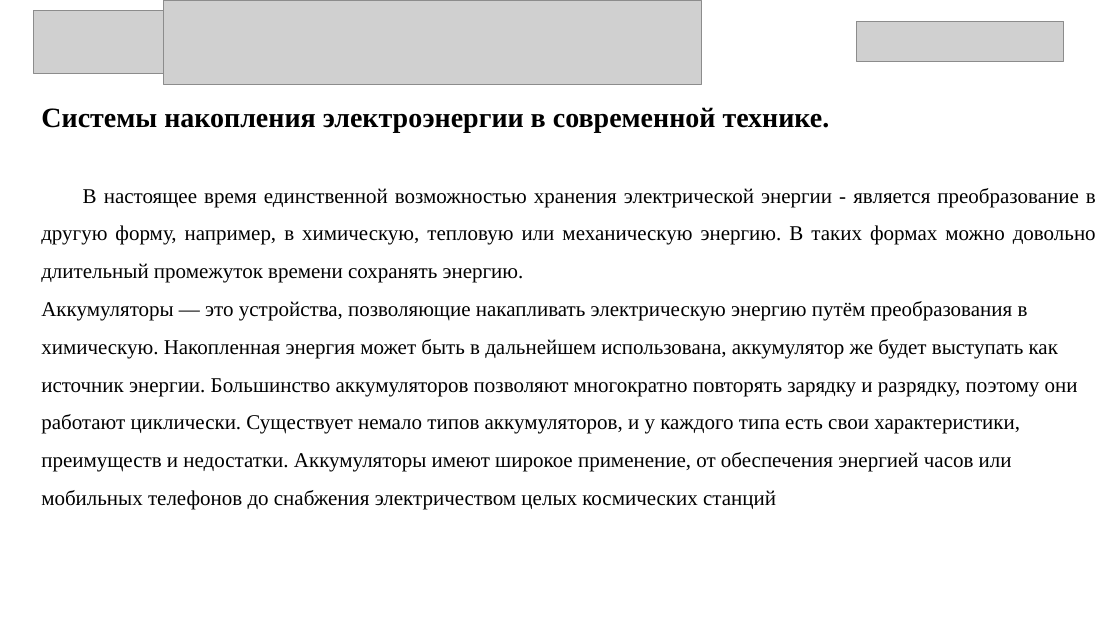
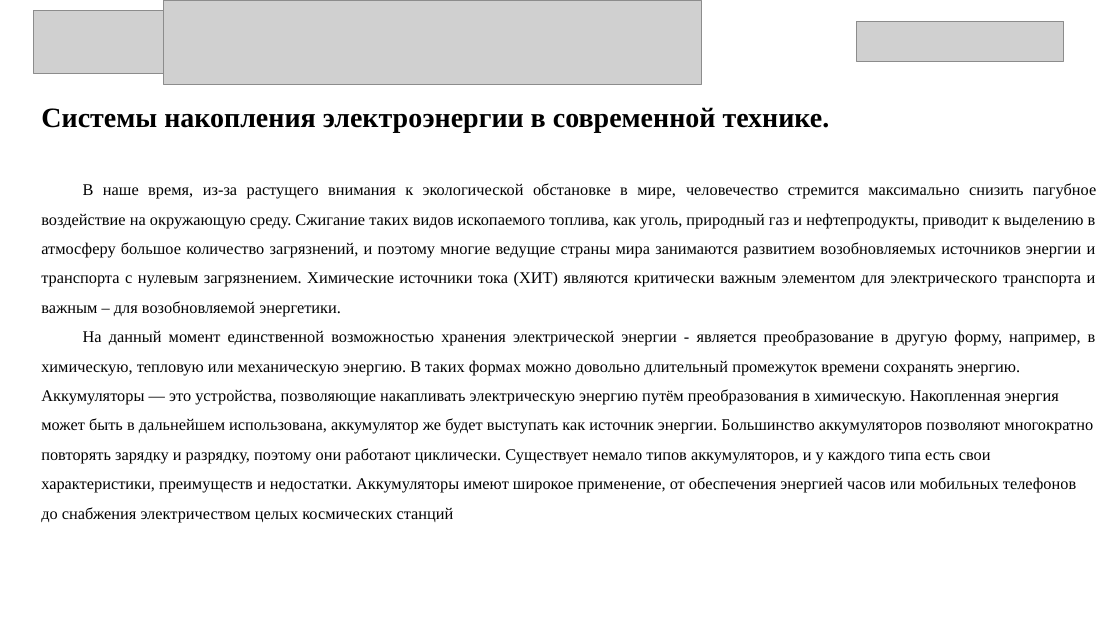
Before and after one commit to KorobovEVG/diplom_b, a slide deck: slide 3 of презентация на практику.pptx. Drawn at 1120x630 pixels with LibreOffice and Linux fonts; fonts in the diff are those of the drawing; grey boxes stand for pictures. Boxes give left, top, right and bottom in pixels: in the first picture for what was removed or moved away, otherwise in the second. Text is boxed around its words. In the diff, an @@ line names an element or a change of style, - is before the commit and + after.

```diff
--- a/презентация на практику.pptx
+++ b/презентация на практику.pptx
@@ text at <box>41,183,1096,376</box>: text changed; size 18 to 14 pt @@
-В настоящее время единственной возможностью хранения электрической энергии - является преобразование в другую форму, например, в химическую, тепловую или механическую энергию. В таких формах можно довольно длительный промежуток времени сохранять энергию.
+В наше время, из-за растущего внимания к экологической обстановке в мире, человечество стремится максимально снизить пагубное воздействие на окружающую среду. Сжигание таких видов ископаемого топлива, как уголь, природный газ и нефтепродукты, приводит к выделению в атмосферу большое количество загрязнений, и поэтому многие ведущие страны мира занимаются развитием возобновляемых источников энергии и транспорта с нулевым загрязнением. Химические источники тока (ХИТ) являются критически важным элементом для электрического транспорта и важным – для возобновляемой энергетики.
+На данный момент единственной возможностью хранения электрической энергии - является преобразование в другую форму, например, в химическую, тепловую или механическую энергию. В таких формах можно довольно длительный промежуток времени сохранять энергию.
@@ text at <box>41,389,1093,523</box>: size 18 to 14 pt in "Аккумуляторы — это устройства, позволяющие накапливать элект ..." @@
```
Also in this commit, not shown: 8 other slides changed, 1 other file.
